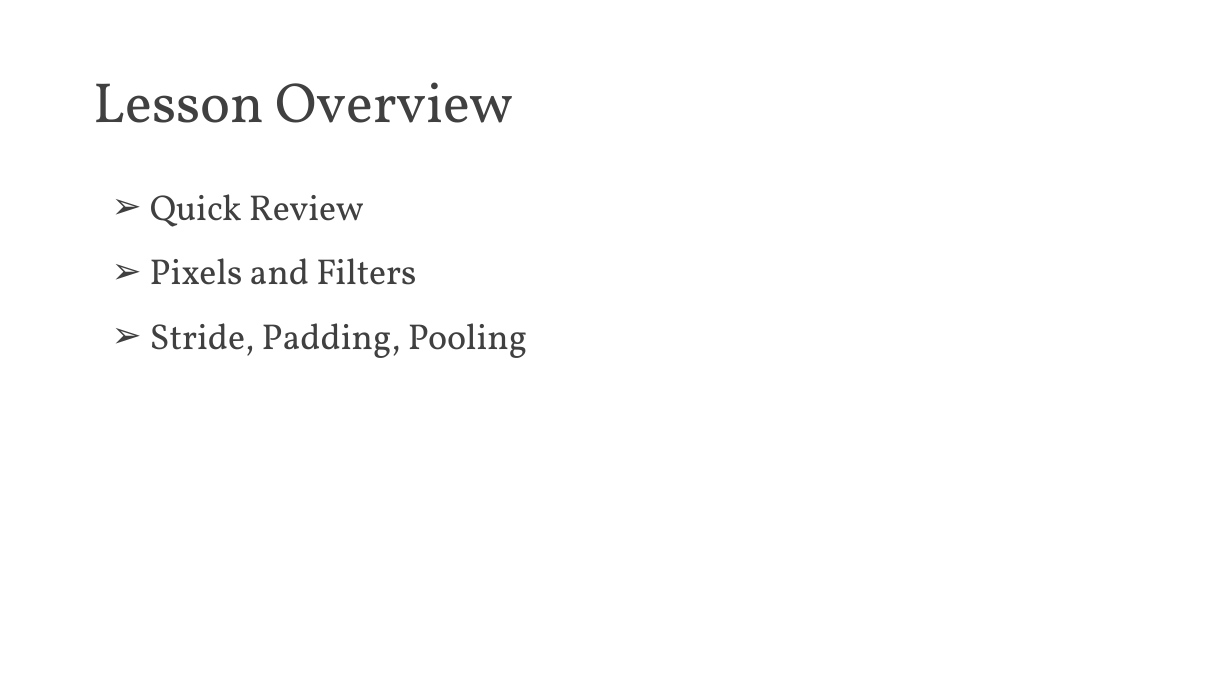
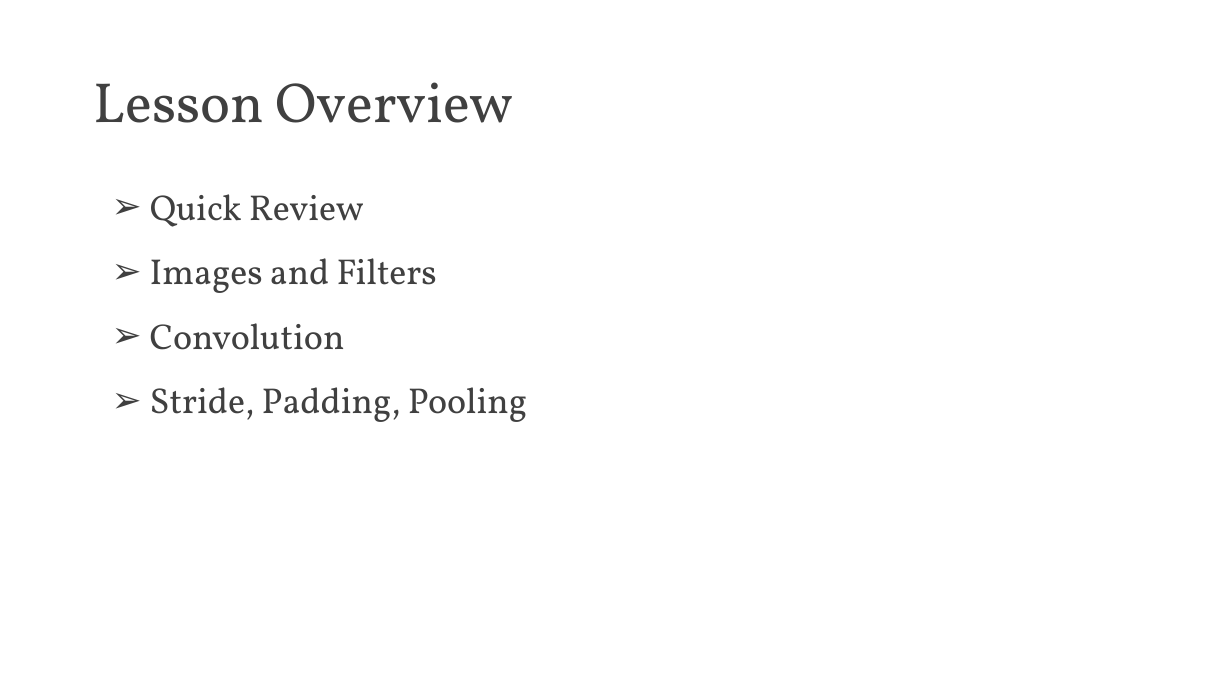
Before and after one commit to PracticumAI/cnn, a slide deck: slide 2 of presentations/02_cnn_anatomy.pptx. Drawn at 1232x693 pixels with LibreOffice and Linux fonts; fonts in the diff are those of the drawing. Boxes give left, top, right and bottom in pixels: in the first picture for what was removed or moved away, otherwise in the second. Text is boxed around its words. In the diff, an @@ line names an element or a change of style, - is before the commit and + after.

```diff
--- a/presentations/02_cnn_anatomy.pptx
+++ b/presentations/02_cnn_anatomy.pptx
@@ text at (150, 258, 437, 293): text changed @@
-➢ Pixels and Filters
+➢ Images and Filters
@@ text added at (150, 323, 345, 350), 28 pt, text #404040 @@
+➢ Convolution
@@ text "Stride, Padding, Pooling": place and size @@
-text "Stride, Padding, Pooling" at (150, 323, 527, 358)
+text "Stride, Padding, Pooling" at (150, 387, 527, 422)
```
Also in this commit, not shown: 2 other files.
